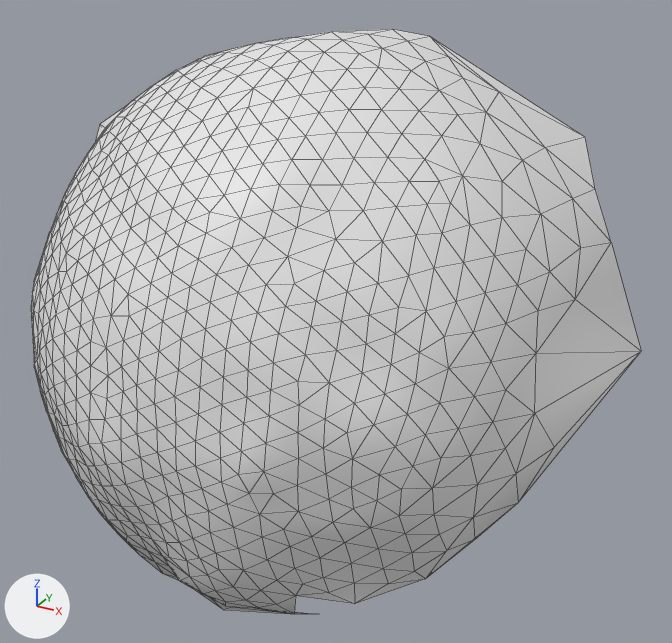
A saved change to the OBJ model res/final/onecam_fullvolume/cleanedup/FullVolium.000138.obj.
One viewpoint serves both versions: a 50 mm camera at (448.7, 506.0, -89.8) aimed at (345.7, 693.2, -183.4). The lights are fixed; the arrows at lower left show +X, +Y and +Z. Mesh edges are drawn as thin lines. Where no turn or scale is listed for an object, it has been applied to the vertices.

Names of what the first picture shows: 'FullVolium.000138'.
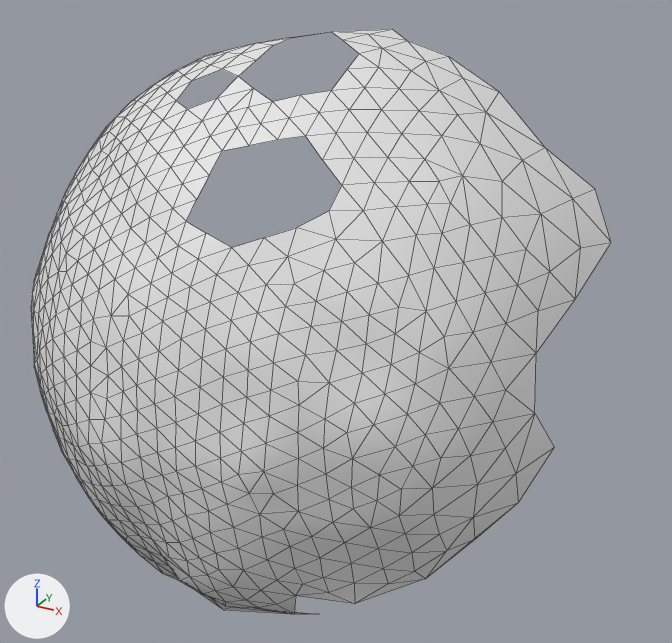
Edits to the bpy script that builds the scene:
```text
Change me_fullvolium_000138:
    used by ob_fullvolium_000138; location = (0.0, 0.0, 0.0)
    verts and faces of me_fullvolium_000138; kept vertices keep their numbers, new ones are numbered from 621
    before: 295 (288.0, 690.0, -134.0) at pixel (129, 103), 300 (282.0, 686.0, -140.0) at pixel (105, 127), 301 (277.0, 690.0, -140.0) at pixel (99, 124), 302 (273.0, 697.0, -146.0), 303 (277.0, 687.0, -146.0) at pixel (93, 146)
    remove me_fullvolium_000138.from_pydata(...)  # 621 vertices, 1213 faces; spans x 258.0..414.0, y 633.0..737.0, z -263.0..-116.0
    add me_fullvolium_000138.from_pydata(...)  # 598 vertices, 1134 faces; spans x 258.0..405.0, y 633.0..727.0, z -263.0..-116.0
    me_fullvolium_000138 part 1
    22 vertices are removed from x 322.0..414.0, y 650.0..737.0, z -189.0..-116.0
    76 faces are deleted
    me_fullvolium_000138 part 2
    add delete_vertices([301])  # with the faces that use them
```

What differs and where, as boxes [x1, y1, x2, y2] in the pictures (672 x 643 px):
'FullVolium.000138', reshaped
    before: [31, 29, 641, 614]
    after: [31, 29, 611, 614]
part 1 of me_fullvolium_000138, deleted
    before: [177, 29, 641, 500]
part 2 of me_fullvolium_000138, deleted
    before: [95, 106, 126, 142]
